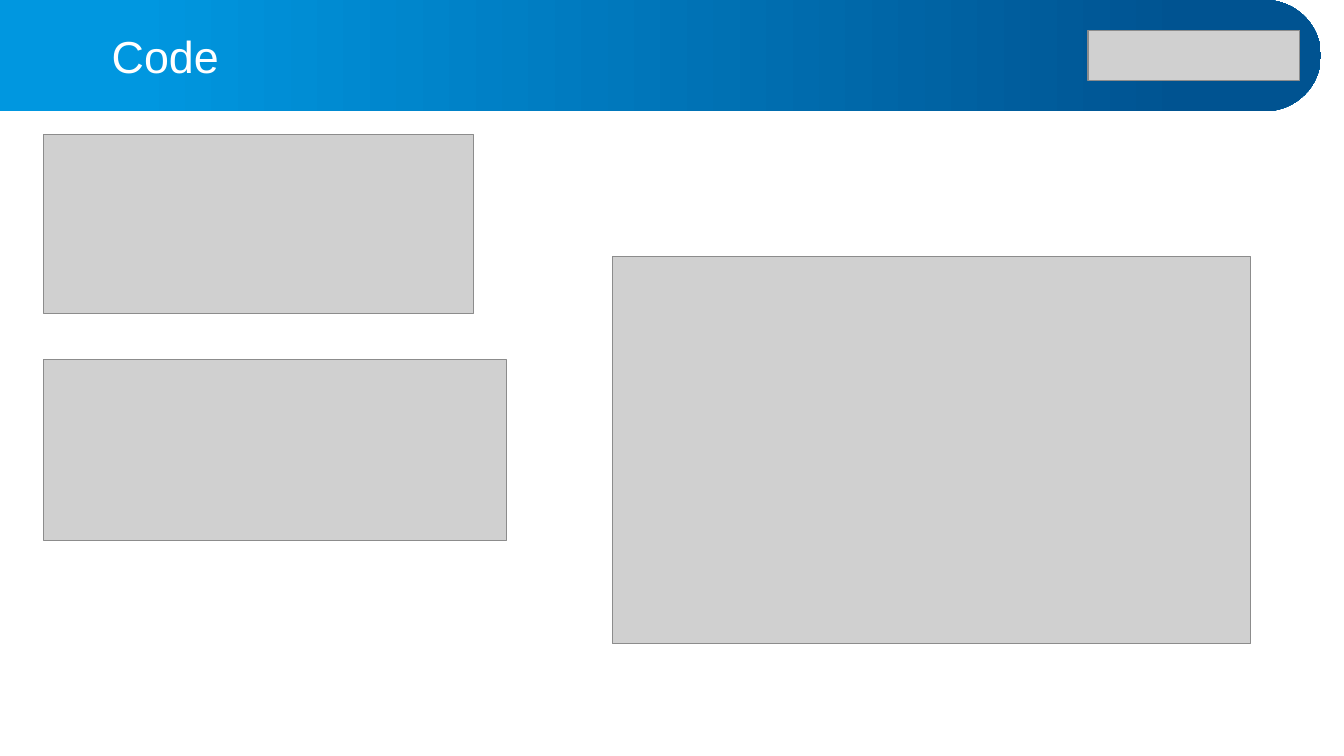
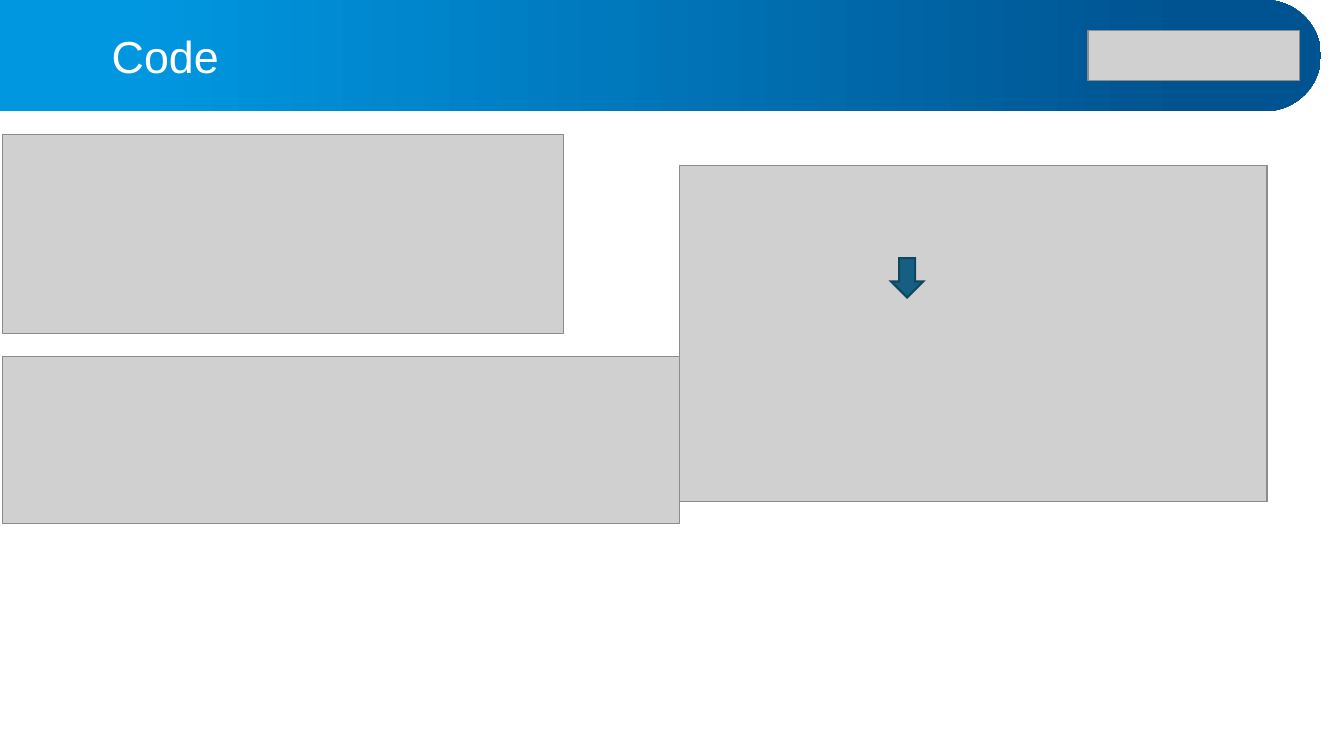
Before and after one commit to alphacentaury-github/NPSS2020, a slide deck: slide 27 of 20260331_연세대_수치양자역학강의.pptx (slide 28 before the commit). Drawn at 1344x756 pixels with LibreOffice and Linux fonts; fonts in the diff are those of the drawing; grey boxes stand for pictures. Boxes give left, top, right and bottom in pixels: in the first picture for what was removed or moved away, otherwise in the second. Text is boxed around its words. In the diff, an @@ line names an element or a change of style, - is before the commit and + after.

```diff
--- a/20260331_연세대_수치양자역학강의.pptx
+++ b/20260331_연세대_수치양자역학강의.pptx
@@ picture: place and size @@
-picture at bbox=[43, 134, 473, 314]
+picture at bbox=[2, 134, 564, 333]
@@ picture added at bbox=[680, 165, 1267, 502] @@
@@ picture removed at bbox=[612, 256, 1250, 643] @@
@@ down arrow added at bbox=[891, 258, 924, 297], fill #156082, outline #104760 1.5 pt @@
@@ picture: place and size @@
-picture at bbox=[43, 360, 506, 541]
+picture at bbox=[2, 357, 679, 523]
```
Also in this commit, not shown: 5 other slides changed, 25 slides added, 2 slides removed, 2 other files.
